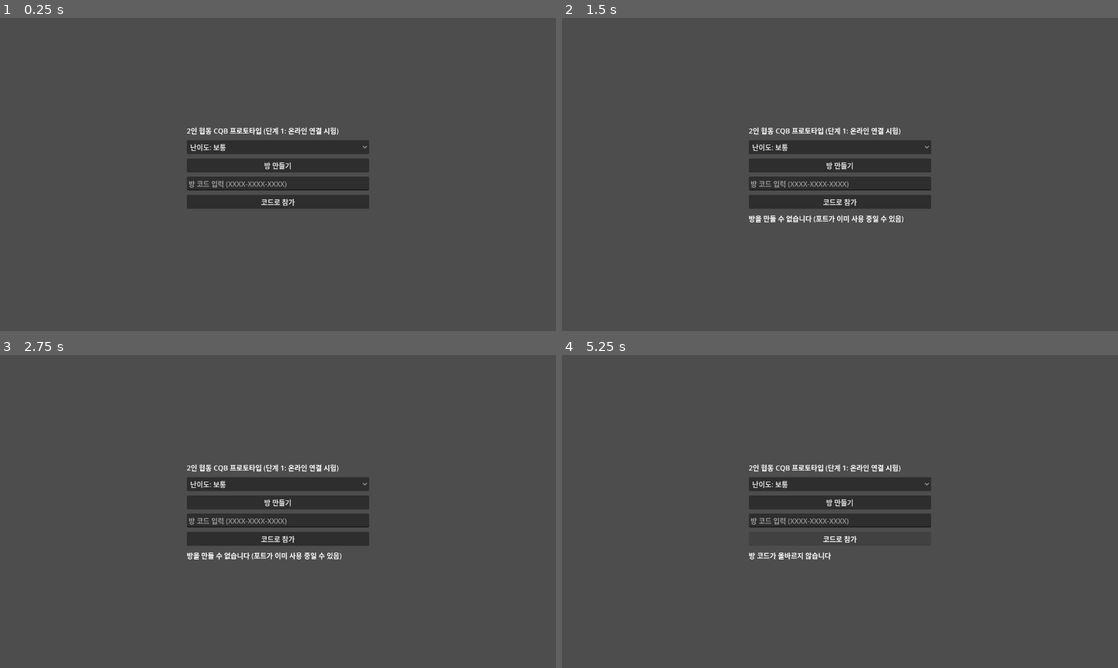
Above: before the commit, frames 1-4 (two rows, left to right).
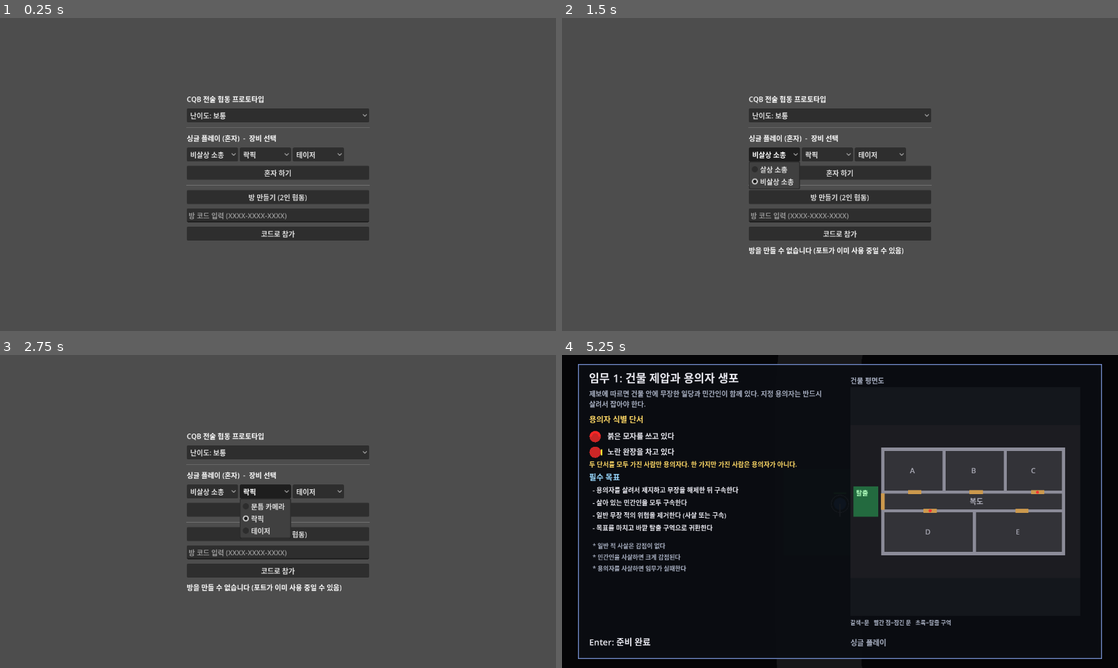
Above: after the commit, the same moments.

Repository: osm0401/TOPDOWN_RON
Game: Godot game, scene res://scenes/main.tscn
Two runs of this game, one before a commit and one after it. Both use one fixed random seed, a clock stepped at 60 frames per second and the inputs below.
Inputs (mouse positions are in pixels of both pictures, inside the frame that each line leads up to):
- Up to frame 1 (0.25 s): no input
- Up to frame 2 (1.5 s): click "방 만들기" (after the commit: "방 만들기 (2인 협동)") at 0.5 s; click (773, 155) at 1.25 s, where only the run after the commit has a clickable "비살상 소총"
- Up to frame 3 (2.75 s): click (266, 492) at 2 s, where only the run after the commit has a clickable "락픽"
- Up to frame 4 (5.25 s): click (878, 492) at 2.75 s, where only the run after the commit has a clickable "테이저"; click (840, 508) at 3.5 s, where only the run after the commit has a clickable "혼자 하기"; click (840, 483) at 4.25 s, where only the run before the commit has a clickable "난이도: 보통"; click (840, 539) at 5 s, where only the run before the commit has a clickable "코드로 참가"

The runs differ from the first frame. In frame 1, 9.1% of the frame differs, in the area x 33-67%, y 24-72%; in frame 2, 9.2%; in frame 3, 9.0%; in frame 4, 97%, in the area x 0-100%, y 0-100%.

Commit message:
feat: single player mode

Diff:
--- a/src/game/net_world.gd
+++ b/src/game/net_world.gd
@@ -53,6 +53,7 @@
 var director: NpcDirector
 var mission := MissionState.new()
 var is_host := false
+var solo := false
 var my_slot := 0
 var running := false
 var rtt_ms := -1
@@ -88,6 +89,7 @@
 	_snap_interval = 1.0 / float(Session.cfg.get("tick_hz", 20))
 	_ping_interval = float(Session.cfg.get("ping_interval_s", 1.0))
 	is_host = Session.is_hosting
+	solo = Session.solo
 	my_slot = SLOT_HOST if is_host else SLOT_CLIENT
 
 	level = Level.new()
@@ -99,7 +101,15 @@
 		ps.pos = level.spawns[s]
 		players.append(ps)
 		shown.append(ps.pos)
-	apply_loadout(JsonData.load_dict("res://data/loadout.json"))
+	var lo := JsonData.load_dict("res://data/loadout.json")
+	if solo:
+		lo["host"] = Session.solo_loadout
+	apply_loadout(lo)
+	if solo:
+		players[SLOT_CLIENT].present = false
+		players[SLOT_CLIENT].hp = 0
+		running = true
+		mission.mark_ready(SLOT_CLIENT)
 
 	var presets: Dictionary = JsonData.load_dict("res://data/difficulty.json")["presets"]
 	var diff: Dictionary = presets.get(Session.difficulty, presets["normal"])
@@ -147,13 +157,18 @@
 func score_counts() -> Dictionary:
 	var dead := 0
 	for ps in players:
-		if ps.dead():
+		if ps.present and ps.dead():
 			dead += 1
 	return ScoreRules.counts(mission, dead)
 
 
 func current_score() -> int:
 	return ScoreRules.compute(score_counts(), score_rules)
+
+
+## True when there is a peer to talk to (never in single player).
+func _online() -> bool:
+	return running and not solo
 
 
 func _active() -> bool:
@@ -288,6 +303,8 @@
 		var moves: Array[Vector2] = [host_move, _client_move]
 		for s in 2:
 			var ps := players[s]
+			if not ps.present:
+				continue
 			var b := _bodies[s]
 			b.velocity = moves[s] * _speed if not (ps.busy() or ps.dead()) else Vector2.ZERO
 			b.move_and_slide()
@@ -303,7 +320,7 @@
 		director.tick(delta)
 		_update_mission()
 	_snap_accum += delta
-	if _snap_accum >= _snap_interval:
+	if _online() and _snap_accum >= _snap_interval:
 		_snap_accum = 0.0
 		var pk := director.pack()
 		rpc_snapshot.rpc(players[0].pos, players[1].pos, players[0].aim, players[1].aim,
@@ -482,7 +499,8 @@
 		to = wall["position"]
 	var hit := director.taser(slot, reach)
 	_apply_shot(slot, ps.pos, to, hit >= 0)
-	rpc_shot.rpc(slot, ps.pos, to, hit >= 0)
+	if _online():
+		rpc_shot.rpc(slot, ps.pos, to, hit >= 0)
 
 
 func _command(slot: int, cmd: int) -> void:
@@ -511,7 +529,8 @@
 	to = res["end"]
 	var hit_npc := int(res["npc"]) >= 0
 	_apply_shot(slot, from, to, hit_npc)
-	rpc_shot.rpc(slot, from, to, hit_npc)
+	if _online():
+		rpc_shot.rpc(slot, from, to, hit_npc)
 	_emit_sound(SoundProp.Kind.GUNSHOT, from)
 	_push_weapons()
 
@@ -533,7 +552,8 @@
 	if ps.busy():
 		ps.end_action()
 	damaged.emit(slot)
-	rpc_hit.rpc(slot)
+	if _online():
+		rpc_hit.rpc(slot)
 	Session.log_line("player %d hit, hp=%d" % [slot, ps.hp])
 
 
@@ -551,7 +571,8 @@
 
 func _on_npc_shot(npc: int, from: Vector2, to: Vector2) -> void:
 	_apply_shot(2 + npc, from, to, false)
-	rpc_shot.rpc(2 + npc, from, to, false)
+	if _online():
+		rpc_shot.rpc(2 + npc, from, to, false)
 
 
 func _apply_shot(shooter: int, from: Vector2, to: Vector2, hit_npc: bool) -> void:
@@ -560,37 +581,37 @@
 
 func _say(text: String, at: Vector2, from_npc: bool = false) -> void:
 	speech_emitted.emit(text, at, from_npc)
-	if running:
+	if _online():
 		rpc_speech.rpc(text, at, from_npc)
 
 
 func _notice(slot: int, text: String) -> void:
 	if slot == my_slot:
 		notice_emitted.emit(text)
-	elif running:
+	elif _online():
 		rpc_notice.rpc_id(_client_id, text)
 
 
 func _emit_sound(kind: int, at: Vector2, from_npc: bool = false) -> void:
 	sound_emitted.emit(kind, at)
-	if running:
+	if _online():
 		rpc_sound.rpc(kind, at)
 	if not from_npc and is_host:
 		director.on_sound(kind, at, -1)
 
 
 func _push_state() -> void:
-	if running:
+	if _online():
 		rpc_state.rpc(level.pack_doors())
 
 
 func _push_mission() -> void:
-	if running:
+	if _online():
 		rpc_mission.rpc(mission.pack())
 
 
 func _push_weapons() -> void:
-	if running:
+	if _online():
 		rpc_weapons.rpc(_pack_weapons())
 
 
--- a/src/game/player_state.gd
+++ b/src/game/player_state.gd
@@ -8,6 +8,7 @@
 const ACTION_CAMERA := 3
 const ACTION_NAMES: Array[String] = ["", "lockpick", "restrain", "camera"]
 
+var present := true                  ## false for the missing second officer in single player
 var pos := Vector2.ZERO
 var aim := 0.0
 var hp := 5
--- a/src/game/world_view.gd
+++ b/src/game/world_view.gd
@@ -345,6 +345,8 @@
 	for s in 2:
 		var ps := world.players[s]
 		var p := world.display_pos(s)
+		if not ps.present:
+			continue
 		if ps.dead():
 			draw_line(p + Vector2(-10, -10), p + Vector2(10, 10), PLAYER_COLORS[s], 3.0)
 			draw_line(p + Vector2(-10, 10), p + Vector2(10, -10), PLAYER_COLORS[s], 3.0)
@@ -420,7 +422,7 @@
 	var E := NpcBrain.Role.ENEMY
 	var C := NpcBrain.Role.CIVILIAN
 	var S := NpcBrain.State
-	var rtt := tr("호스트") if world.is_host else "%d ms" % world.rtt_ms
+	var rtt := tr("싱글") if world.solo else (tr("호스트") if world.is_host else "%d ms" % world.rtt_ms)
 	var lines := PackedStringArray()
 	lines.append(tr("WASD 이동 / 클릭 사격 / R 재장전 / Q 무기교체 / E 문·구속·락픽(누르기) / Shift+E 약간 열기 / X 발로 차기"))
 	lines.append(tr("C 문틈 카메라 / T 테이저 / F 손전등 / L 레이저 / 1~4 명령 / F3 소리표시 / F4 디버그 / Esc 나가기"))
--- a/src/net/session.gd
+++ b/src/net/session.gd
@@ -16,6 +16,8 @@
 var room_code := ""      ## "" while the address is still being resolved
 var route := ""          ## "vpn" | "upnp" | "local" (valid once room_code is set)
 var host_note := ""      ## status / warning text for the host HUD
+var solo := false         ## single player: no network peer, the second officer is absent
+var solo_loadout := {"primary": "rifle_nonlethal", "tools": ["lockpick", "taser"]}
 var difficulty := "normal"  ## preset key in data/difficulty.json (only the host's value matters)
 
 var _log: FileAccess
@@ -65,6 +67,15 @@
 	return true
 
 
+## Single player: same world and rules, no connection. The second officer does not exist.
+func start_solo() -> void:
+	leave()
+	_open_log("solo")
+	solo = true
+	is_hosting = true
+	log_line("solo game")
+
+
 func join(code: String) -> bool:
 	leave()
 	var d := RoomCode.decode(code)
@@ -94,6 +105,7 @@
 		multiplayer.multiplayer_peer.close()
 		multiplayer.multiplayer_peer = null
 	is_hosting = false
+	solo = false
 	room_code = ""
 	route = ""
 	host_note = ""
--- a/src/ui/main.gd
+++ b/src/ui/main.gd
@@ -31,7 +31,7 @@
 	_lobby.add_child(box)
 
 	var title := Label.new()
-	title.text = tr("2인 협동 CQB 프로토타입 (단계 1: 온라인 연결 시험)")
+	title.text = tr("CQB 전술 협동 프로토타입")
 	box.add_child(title)
 
 	var diff_box := OptionButton.new()
@@ -42,8 +42,23 @@
 	diff_box.item_selected.connect(func(i: int) -> void: Session.difficulty = str(diff_box.get_item_metadata(i)))
 	box.add_child(diff_box)
 
+	box.add_child(HSeparator.new())
+	var solo_title := Label.new()
+	solo_title.text = tr("싱글 플레이 (혼자)  -  장비 선택")
+	box.add_child(solo_title)
+	var gear := HBoxContainer.new()
+	box.add_child(gear)
+	gear.add_child(_gear_box(["rifle_lethal", "rifle_nonlethal"], [tr("살상 소총"), tr("비살상 소총")], str(Session.solo_loadout["primary"]), _on_solo_primary))
+	for slot in 2:
+		gear.add_child(_gear_box(["camera", "lockpick", "taser"], [tr("문틈 카메라"), tr("락픽"), tr("테이저")], str(Session.solo_loadout["tools"][slot]), _on_solo_tool.bind(slot)))
+	var solo_btn := Button.new()
+	solo_btn.text = tr("혼자 하기")
+	solo_btn.pressed.connect(_on_solo_pressed)
+	box.add_child(solo_btn)
+
+	box.add_child(HSeparator.new())
 	var host_btn := Button.new()
-	host_btn.text = tr("방 만들기")
+	host_btn.text = tr("방 만들기 (2인 협동)")
 	host_btn.pressed.connect(_on_host_pressed)
 	box.add_child(host_btn)
 
@@ -60,6 +75,30 @@
 	_status = Label.new()
 	_status.autowrap_mode = TextServer.AUTOWRAP_WORD_SMART
 	box.add_child(_status)
+
+
+func _gear_box(keys: Array, labels: Array, current: String, on_pick: Callable) -> OptionButton:
+	var ob := OptionButton.new()
+	for i in keys.size():
+		ob.add_item(str(labels[i]))
+		ob.set_item_metadata(i, keys[i])
+		if keys[i] == current:
+			ob.select(i)
+	ob.item_selected.connect(func(i: int) -> void: on_pick.call(str(ob.get_item_metadata(i))))
+	return ob
+
+
+func _on_solo_primary(kind: String) -> void:
+	Session.solo_loadout["primary"] = kind
+
+
+func _on_solo_tool(kind: String, slot: int) -> void:
+	Session.solo_loadout["tools"][slot] = kind
+
+
+func _on_solo_pressed() -> void:
+	Session.start_solo()
+	_enter_world()
 
 
 func _on_host_pressed() -> void:
@@ -110,7 +149,14 @@
 			Session.difficulty = a.substr(13)
 		elif a.begins_with("--scenario="):
 			_scenario = a.substr(11)
-	if "--auto-host" in args:
+		elif a.begins_with("--lobby-shot="):
+			_lobby_shot(a.substr(13))
+	if "--solo" in args:
+		if _scenario != "":
+			_auto_role = "host"
+		Session.start_solo()
+		_enter_world()
+	elif "--auto-host" in args:
 		_auto_role = "host"
 		if not Session.host("--vpn" not in args):
 			get_tree().quit(1)
@@ -123,3 +169,11 @@
 			if a.begins_with("--code="):
 				code = a.substr(7)
 		Session.join(code)
+
+
+## Test aid: save a screenshot of the lobby and quit.
+func _lobby_shot(path: String) -> void:
+	await get_tree().create_timer(0.6).timeout
+	await RenderingServer.frame_post_draw
+	get_viewport().get_texture().get_image().save_png(path)
+	get_tree().quit()
--- a/src/ui/mission_panel.gd
+++ b/src/ui/mission_panel.gd
@@ -89,8 +89,8 @@
 	var other := world.mission.ready[1 - me]
 	var msg := tr("Enter: 준비 완료") if not mine else tr("준비 완료 - 상대를 기다리는 중")
 	_text(Vector2(x, panel.end.y - 30.0), msg, 20, GOOD if mine else TEXT)
-	_text(Vector2(panel.position.x + panel.size.x * 0.52, panel.end.y - 30.0),
-			tr("나: %s    상대: %s") % [tr("준비") if mine else tr("대기"), tr("준비") if other else tr("대기")], 17, DIM)
+	var status := tr("싱글 플레이") if world.solo else tr("나: %s    상대: %s") % [tr("준비") if mine else tr("대기"), tr("준비") if other else tr("대기")]
+	_text(Vector2(panel.position.x + panel.size.x * 0.52, panel.end.y - 30.0), status, 17, DIM)
 
 
 func _draw_plan(area: Rect2) -> void:
@@ -165,6 +165,8 @@
 		y += 22.0
 	y += 18.0
 	for s in 2:
+		if not world.players[s].present:
+			continue
 		var alive := not world.players[s].dead()
 		_text(Vector2(x, y + 20.0), tr("경찰관 %d: %s") % [s + 1, tr("생존") if alive else tr("사망")], 16, GOOD if alive else BAD)
 		y += 24.0
--- a/tests/world_test.gd
+++ b/tests/world_test.gd
@@ -14,6 +14,7 @@
 	await _boot(true)
 	await _run()
 	await _mission_tests()
+	await _solo_tests()
 	print("---- %s" % ("FAILED: %d" % _failed if _failed > 0 else "ALL PASSED"))
 	Engine.time_scale = 1.0
 	Session.leave()
@@ -283,3 +284,48 @@
 	_place(1, Vector2(60, 520))
 	await _frames(4)
 	_check(_w.mission.status == MissionState.Status.SUCCESS and _w.current_score() == 70, "dead civilians do not block the objective: success with 70 points")
+
+
+func _solo_tests() -> void:
+	var S := NpcBrain.State
+	Session.start_solo()
+	await _boot(false)
+	_check(_w.solo and _w.running and _w.is_host, "solo world runs without any peer")
+	_check(not _w.players[1].present and _w.players[1].dead(), "the second officer does not exist")
+	_check(_w.mission.phase == MissionState.Phase.BRIEFING, "solo starts in the briefing")
+	_w._do_act(0, NetWorld.Act.READY, 0)
+	_check(_w.mission.phase == MissionState.Phase.ACTIVE, "only the player has to get ready")
+	var me := _w.players[0]
+	_check(me.has_tool("lockpick") and me.has_tool("taser") and me.weapon_kinds[0] == "rifle_nonlethal", "solo loadout from the lobby selection is used")
+	_check(int(_w.score_counts()["player_dead"]) == 0, "the absent officer is not counted as dead")
+	var before := _w.players[1].pos
+	await _seconds(0.5)
+	_check(_w.players[1].pos == before, "the absent officer never moves")
+
+	# a solo player can lockpick the suspect's room
+	_place(0, Vector2(1200, 480))
+	await _frames(3)
+	_w._do_act(0, NetWorld.Act.INTERACT_DOWN, 0)
+	_check(me.action == PlayerState.ACTION_LOCKPICK, "solo player lockpicks the locked door")
+	_w._do_act(0, NetWorld.Act.INTERACT_UP, 0)
+
+	# success needs only the one officer back at the exit
+	for a in _w.director.agents:
+		if a.suspect or a.brain.role == NpcBrain.Role.CIVILIAN:
+			a.brain.state = S.RESTRAINED
+		else:
+			a.brain.state = S.DEAD
+	_place(0, Vector2(60, 500))
+	await _frames(4)
+	_check(_w.mission.status == MissionState.Status.SUCCESS and _w.mission.phase == MissionState.Phase.RESULT, "solo success: the lone officer back at the exit")
+
+	# failure when the one officer dies
+	await _boot(false)
+	_w._do_act(0, NetWorld.Act.READY, 0)
+	for i in 5:
+		_w._on_player_hit(0, 0)
+	await _frames(4)
+	_check(_w.mission.status == MissionState.Status.FAILED and _w.mission.reason_key() == "all_dead", "solo failure when the officer dies")
+
+	Session.leave()
+	_check(not Session.solo and not Session.is_hosting, "leaving resets solo mode")
Not shown, changed: docs/decisions-01.md
